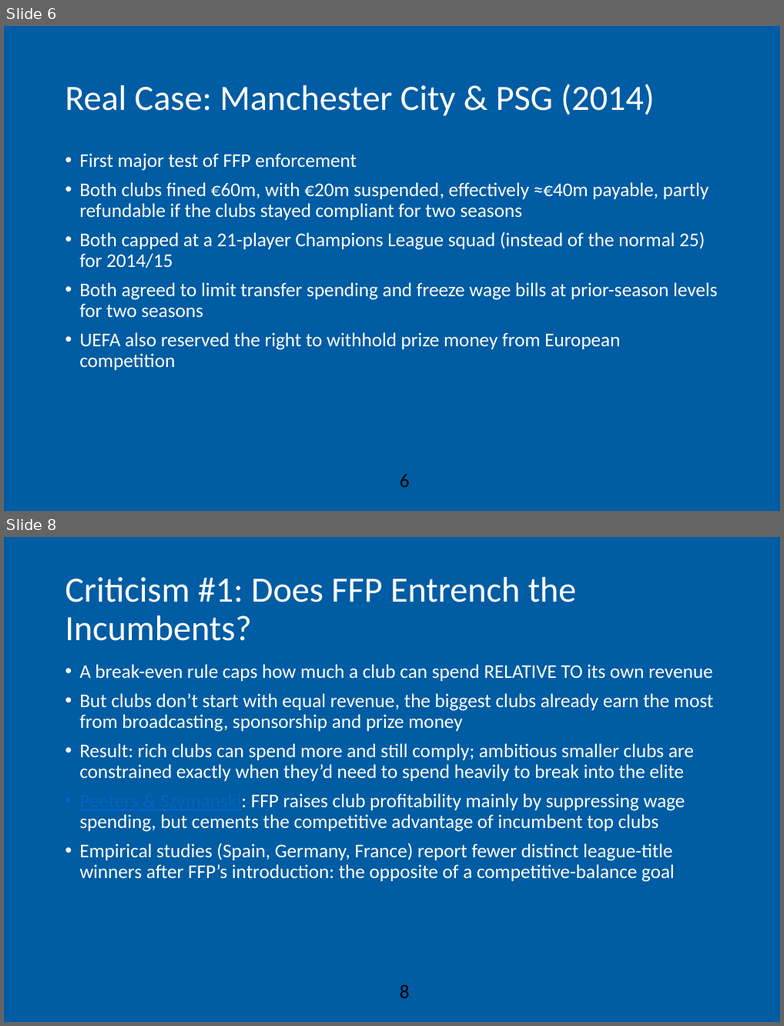
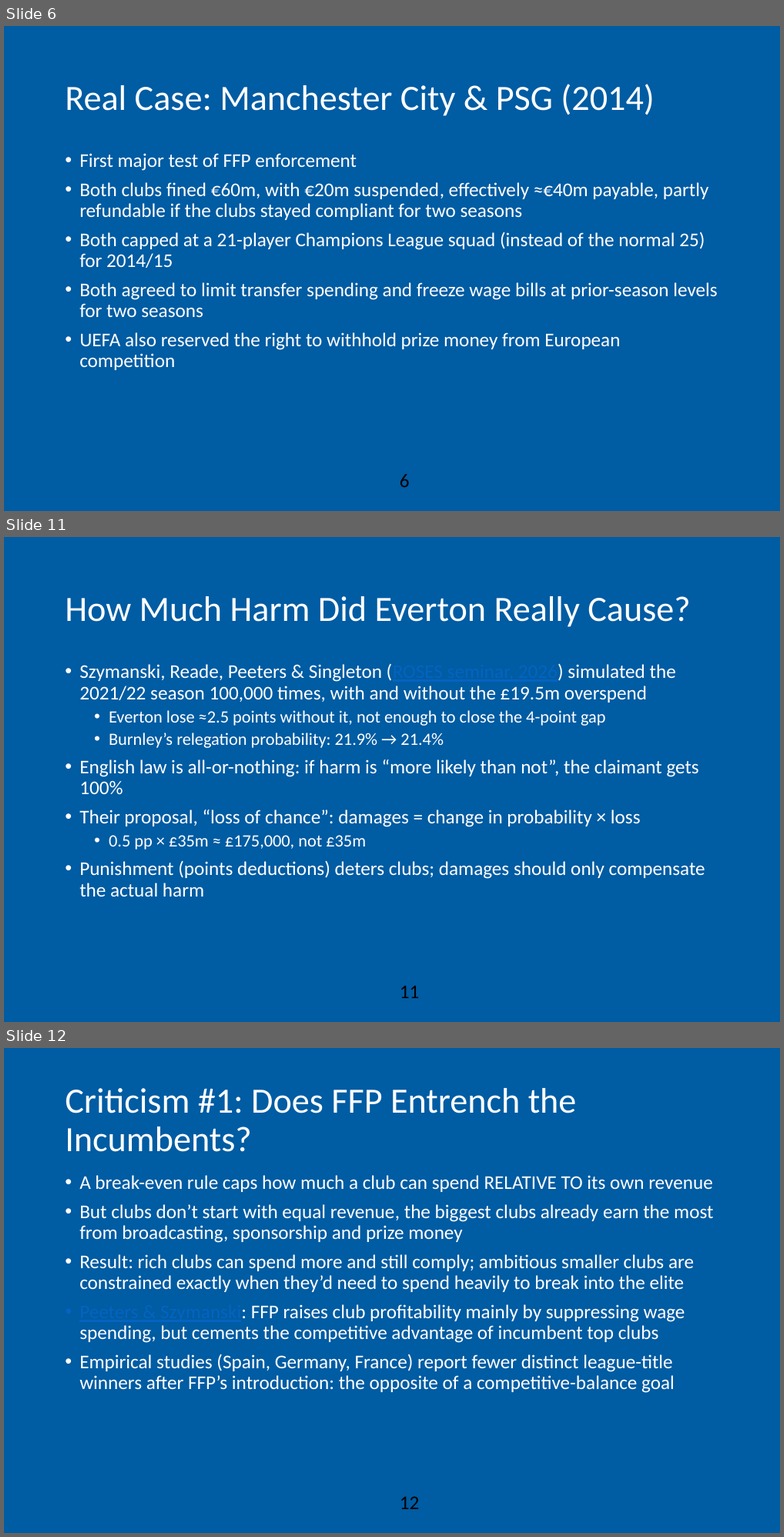
Before and after one commit to AEGDDI/idr305, a slide deck: lectures/L11.pptx. Shown one above the other, each under a label of ours: slides 6 and 8 before the commit, slides 6, 11 and 12 after it; the slides between them are not shown. The pictures are 784x1026 and 784x1537 pixels, drawn with LibreOffice and Linux fonts; fonts in the diff are those of the drawing; background and template pictures are left out. Boxes give left, top, right and bottom in pixels: in the first picture for what was removed or moved away, otherwise in the second. Text is boxed around its words. In the diff, an @@ line names an element or a change of style, - is before the commit and + after.

```diff
--- a/lectures/L11.pptx
+++ b/lectures/L11.pptx
@@ slide 11 added at box(4, 537, 780, 1022), background #FFFFFF; not listed: 2 template elements that a slide beside it also shows @@
@@ title added at box(65, 596, 690, 627), 33 pt, text #FFFFFF @@
+How Much Harm Did Everton Really Cause?
@@ text added at box(79, 663, 705, 897), 18 pt, text #FFFFFF @@
+• Szymanski, Reade, Peeters & Singleton (ROSES seminar, 2026) simulated the 2021/22 season 100,000 times, with and without the £19.5m overspend
+  • Everton lose ≈2.5 points without it, not enough to close the 4-point gap
+  • Burnley’s relegation probability: 21.9% → 21.4%
+• English law is all-or-nothing: if harm is “more likely than not”, the claimant gets 100%
+• Their proposal, “loss of chance”: damages = change in probability × loss
+  • 0.5 pp × £35m ≈ £175,000, not £35m
+• Punishment (points deductions) deters clubs; damages should only compensate the actual harm
@@ what was slide 8 is now slide 12 @@
@@ page number at box(400, 1496, 420, 1509): text changed @@
-8
+12
```
Also in this commit, not shown: 1 slide changed, 3 other slides added, 2 other files.
